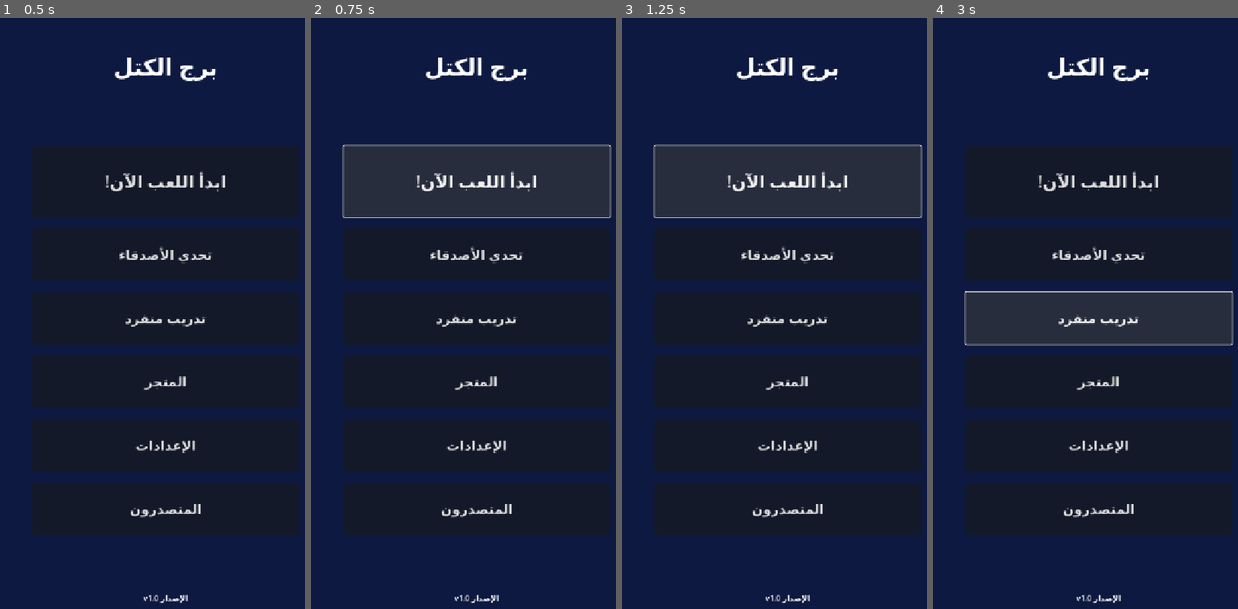
Above: before the commit, frames 1-4 (left to right).
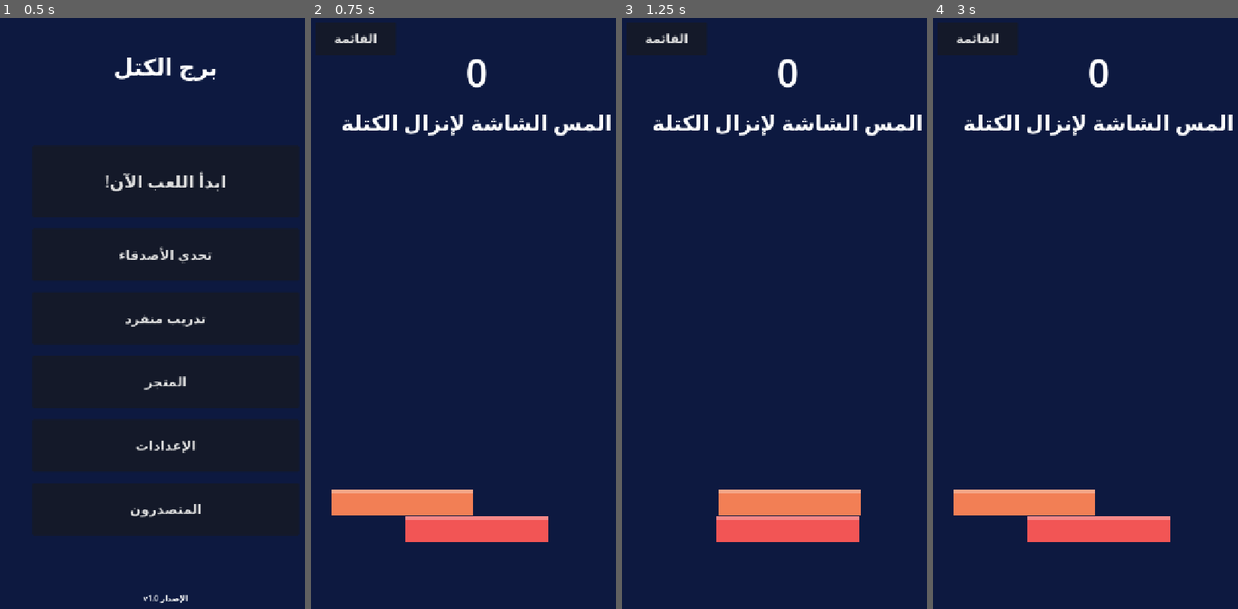
Above: after the commit, the same moments.

Repository: eab71334-web/TowerWars-ios
Game: Godot game, scene res://main_menu.tscn
The game is run twice, just before and just after one commit, with the same random seed, the same clock (stepped at 60 frames per second) and the same inputs.
Inputs (mouse positions are in pixels of both pictures, inside the frame that each line leads up to):
- Up to frame 1 (0.5 s): no input
- Up to frame 2 (0.75 s): click "ابدأ اللعب الآن!" at 0.5 s
- Up to frame 3 (1.25 s): no input
- Up to frame 4 (3 s): click (978, 41) at 1.25 s, where only the run after the commit has a clickable "القائمة"; click "تحدي الأصدقاء" at 2 s; click "تدريب منفرد" at 2.75 s

Frame 1 is identical in both runs. In frame 2, 18% of the frame differs, in the area x 6-99%, y 2-99%; in frame 3, 18%; in frame 4, 15%.

Commit message:
Update main_menu.gd

Diff:
--- a/main_menu.gd
+++ b/main_menu.gd
@@ -8,9 +8,9 @@
 @onready var leaderboard_btn: Button = $Buttons/LeaderboardButton
 
 func _ready() -> void:
-	play_btn.pressed.connect(func(): print("Play"))
+	play_btn.pressed.connect(func(): get_tree().change_scene_to_file("res://game.tscn"))
+	training_btn.pressed.connect(func(): get_tree().change_scene_to_file("res://game.tscn"))
 	friends_btn.pressed.connect(func(): print("Friends"))
-	training_btn.pressed.connect(func(): print("Training"))
 	shop_btn.pressed.connect(func(): print("Shop"))
 	settings_btn.pressed.connect(func(): print("Settings"))
 	leaderboard_btn.pressed.connect(func(): print("Leaderboard"))
